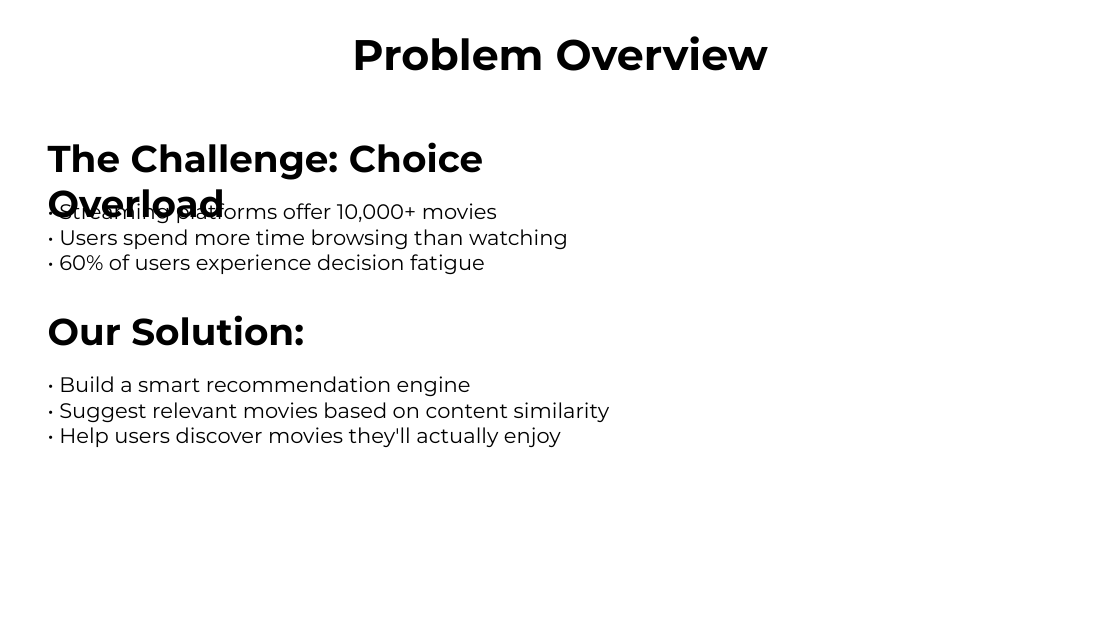
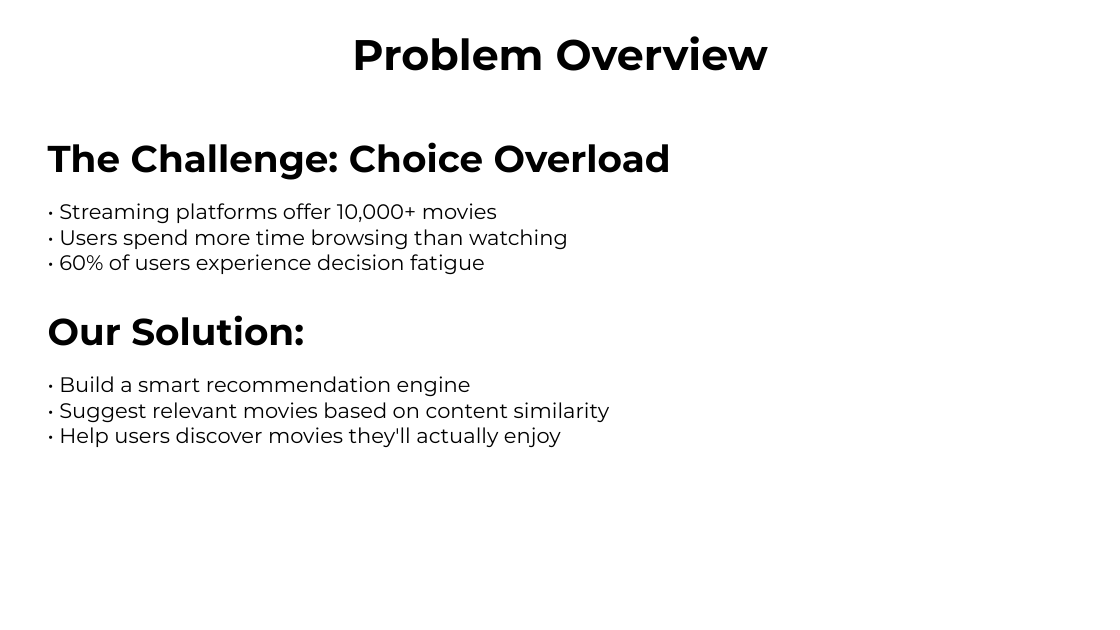
Before and after one commit to Selva-TS-cube/iitr, a slide deck: slide 2 of Movie Recommendation System.pptx. Drawn at 1120x630 pixels with LibreOffice and Linux fonts; fonts in the diff are those of the drawing. Boxes give left, top, right and bottom in pixels: in the first picture for what was removed or moved away, otherwise in the second. Text is boxed around its words. In the diff, an @@ line names an element or a change of style, - is before the commit and + after.

```diff
--- a/Movie Recommendation System.pptx
+++ b/Movie Recommendation System.pptx
@@ text "The Challenge: Choice Overload" rewrapped from (48, 142, 483, 223) to (48, 142, 671, 180) @@
```
Also in this commit, not shown: 6 other slides changed, 1 other file.
